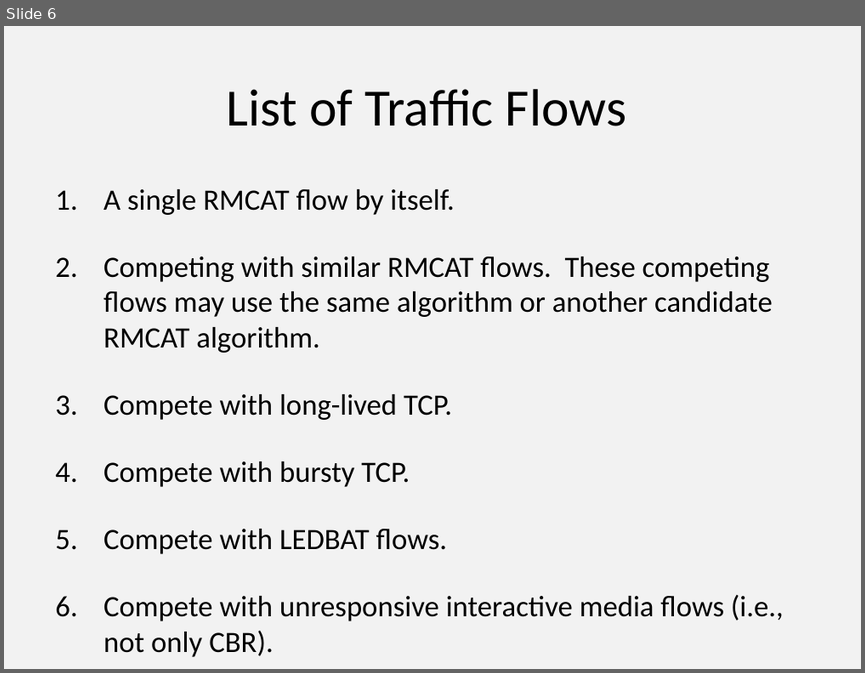
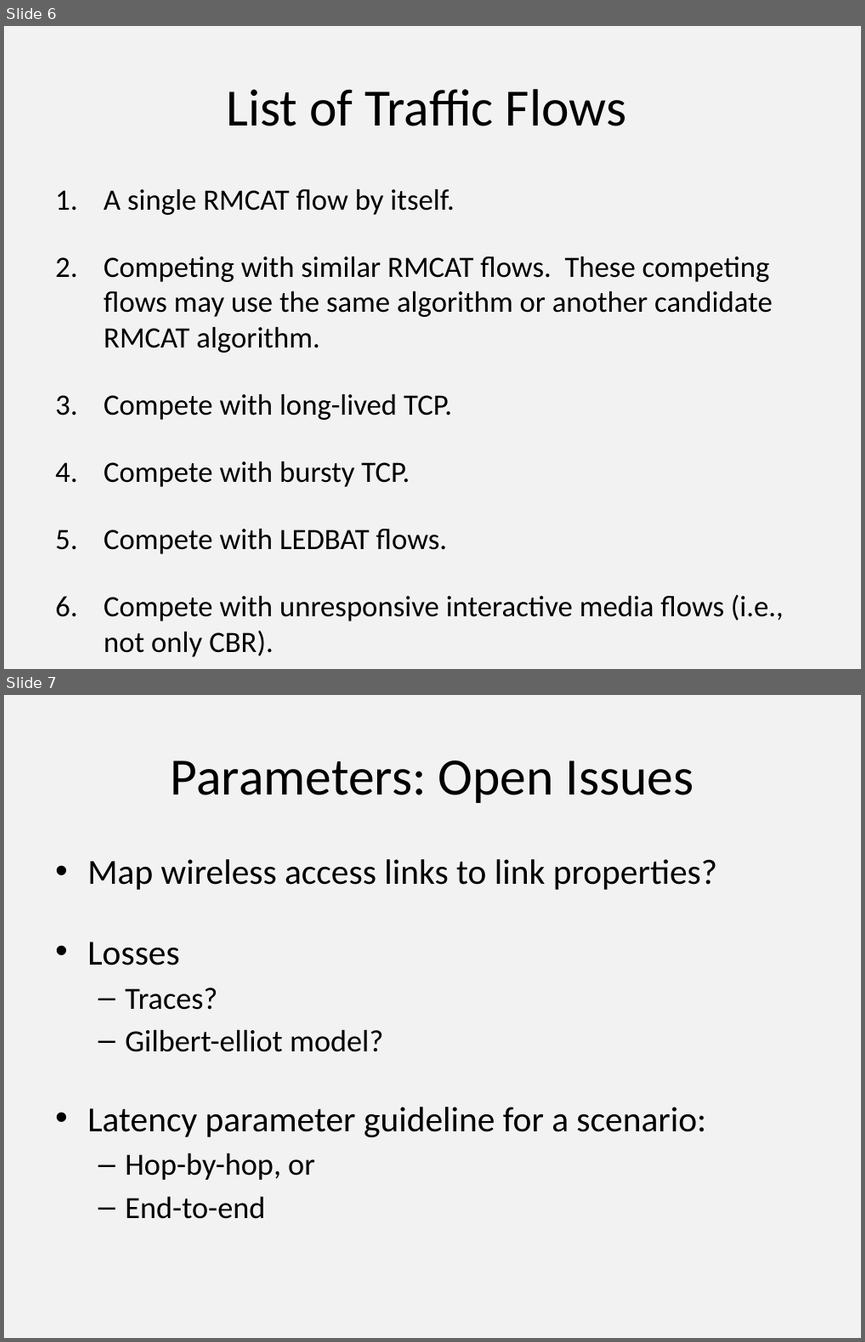
Before and after one commit to protocols-comnet/rmcat-eval-criteria, a slide deck: ppt-ietf87-rmcat-cc-eval-00.pptx. Shown one above the other, each under a label of ours: slide 6 before the commit, slides 6 and 7 after it. The pictures are 865x673 and 865x1342 pixels, drawn with LibreOffice and Linux fonts; fonts in the diff are those of the drawing. Boxes give left, top, right and bottom in pixels: in the first picture for what was removed or moved away, otherwise in the second. Text is boxed around its words. In the diff, an @@ line names an element or a change of style, - is before the commit and + after.

```diff
--- a/ppt-ietf87-rmcat-cc-eval-00.pptx
+++ b/ppt-ietf87-rmcat-cc-eval-00.pptx
@@ slide 7 added at (4,695,861,1338), background #F2F2F2 @@
@@ title added at (171,760,694,803), 44 pt, text #000000 @@
+Parameters: Open Issues
@@ text added at (87,859,717,1219), 29.6 pt, text #000000 @@
+• Map wireless access links to link properties?
+• Losses
+  – Traces?
+  – Gilbert-elliot model?
+• Latency parameter guideline for a scenario:
+  – Hop-by-hop, or
+  – End-to-end
```
Also in this commit, not shown: 3 slides changed, 1 slide removed.
